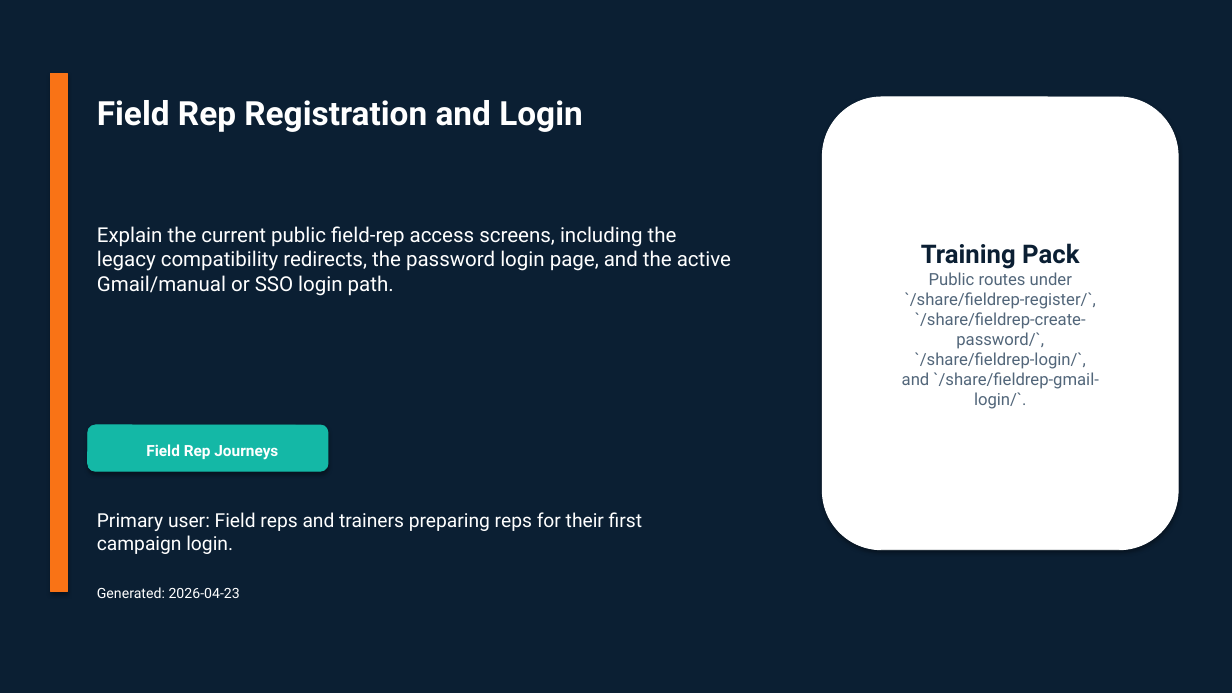
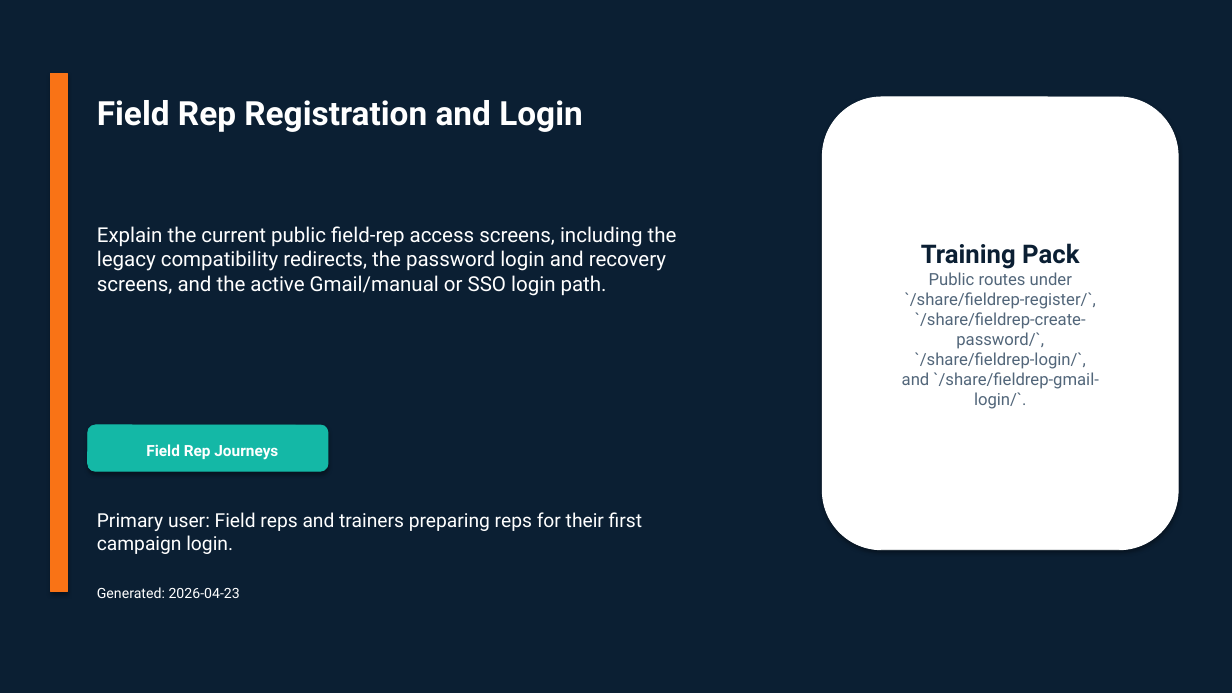
Before and after one commit to admin-masters/inclinic-education-system, a slide deck: slide 1 of output/doc/user-flow-decks/06-field-rep-registration-and-login.pptx. Drawn at 1232x693 pixels with LibreOffice and Linux fonts; fonts in the diff are those of the drawing. Boxes give left, top, right and bottom in pixels: in the first picture for what was removed or moved away, otherwise in the second. Text is boxed around its words. In the diff, an @@ line names an element or a change of style, - is before the commit and + after.

```diff
--- a/output/doc/user-flow-decks/06-field-rep-registration-and-login.pptx
+++ b/output/doc/user-flow-decks/06-field-rep-registration-and-login.pptx
@@ text at <box>97,226,677,296</box>: text changed @@
-Explain the current public field-rep access screens, including the legacy compatibility redirects, the password login page, and the active Gmail/manual or SSO login path.
+Explain the current public field-rep access screens, including the legacy compatibility redirects, the password login and recovery screens, and the active Gmail/manual or SSO login path.
```
Also in this commit, not shown: 7 other slides changed, 1 slide added, 35 other files.
